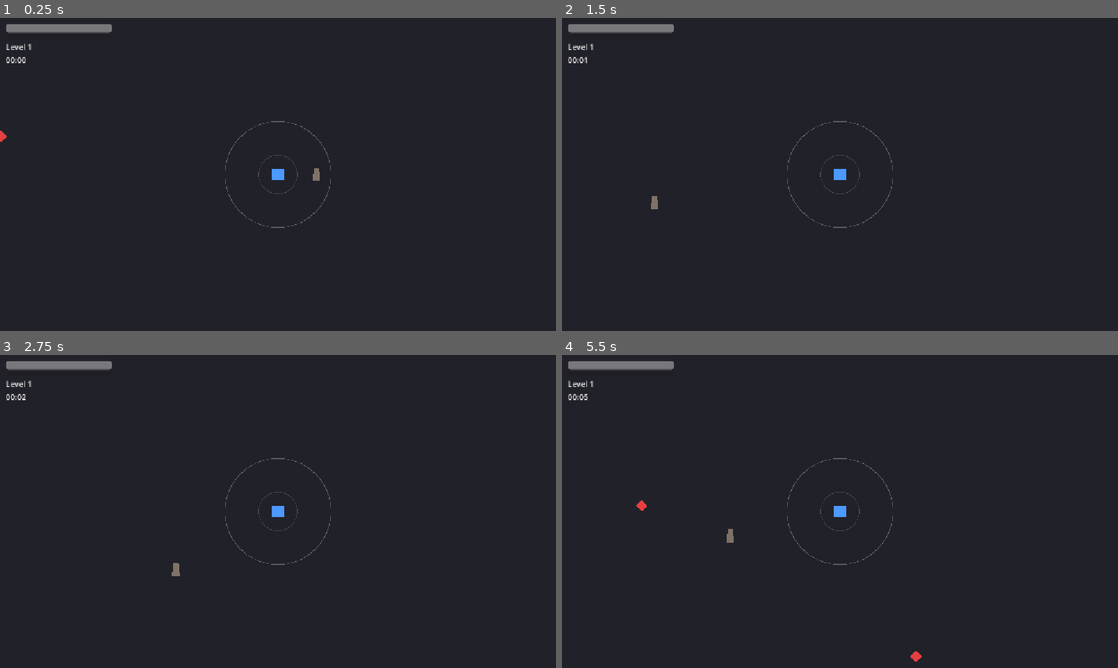
Above: before the commit, frames 1-4 (two rows, left to right).
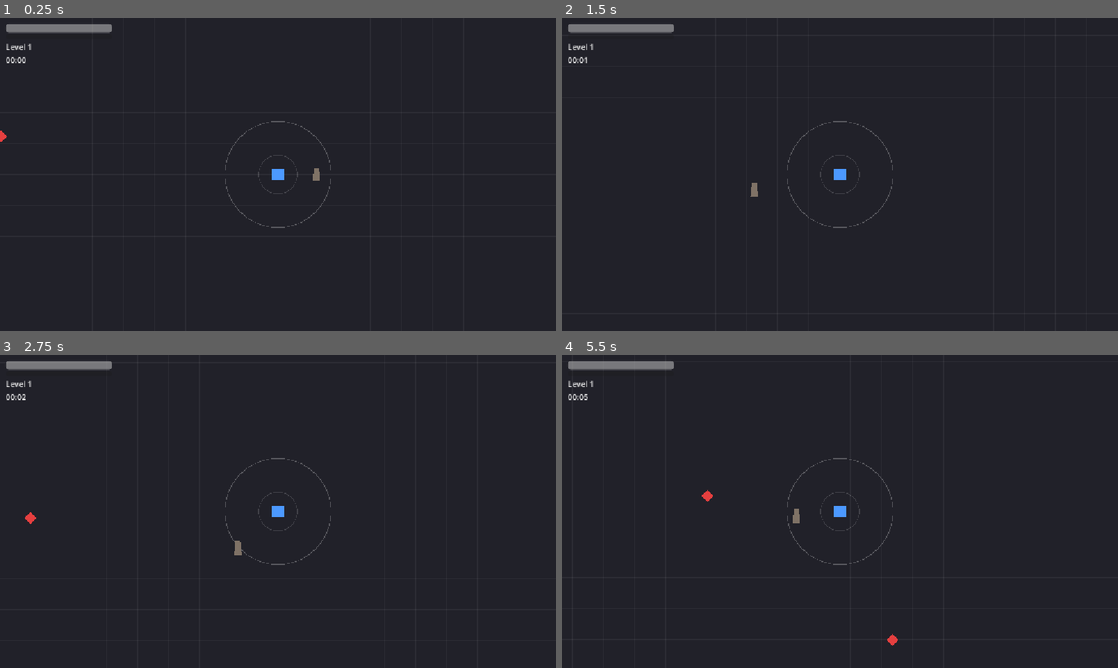
Above: after the commit, the same moments.

Repository: jmalcolmo/totem
Game: Godot game, scene res://scenes/main.tscn
Two runs of this game, one before a commit and one after it. Both use one fixed random seed, a clock stepped at 60 frames per second and the inputs below.
Inputs (mouse positions are in pixels of both pictures, inside the frame that each line leads up to):
- Up to frame 1 (0.25 s): no input
- Up to frame 2 (1.5 s): tap Enter at 0.5 s; move the mouse to (962, 158) at 0.52 s; click (962, 158) at 0.6 s; move the mouse to (728, 190) at 1.27 s; click (728, 190) at 1.35 s
- Up to frame 3 (2.75 s): move the mouse to (333, 442) at 2.02 s; click (333, 442) at 2.1 s
- Up to frame 4 (5.5 s): move the mouse to (812, 574) at 2.77 s; click (812, 574) at 2.85 s; move the mouse to (1006, 558) at 3.52 s; click (1006, 558) at 3.6 s; move the mouse to (673, 464) at 4.27 s; click (673, 464) at 4.35 s; move the mouse to (867, 511) at 5.02 s; click (867, 511) at 5.1 s

The runs differ from the first frame. In frame 2, 0.1% of the frame differs, in the area x 16-36%, y 52-62%; in frame 3, 0.1%; in frame 4, 0.3%, in the area x 13-65%, y 43-98%.

Commit message:
Click-to-pickup, background grid, and halved max hop distance
- Totem pickup now requires pressing throw while stationary in range
  instead of grabbing automatically on contact; a second press releases.
- Add background_grid.gd: a camera-following world-aligned grid so hop and
  walk movement reads clearly. Purely visual.
- Halve max hop distance (move_speed 220 -> 110); short-hop distance and the
  cursor-overshoot scaling are unchanged, so the cursor now scales up to the
  new lower max.

Co-Authored-By: Claude Opus 4.8 <noreply@anthropic.com>

Diff:
--- a/scenes/main.tscn
+++ b/scenes/main.tscn
@@ -7,9 +7,14 @@
 [ext_resource type="PackedScene" path="res://scenes/hud.tscn" id="5_hud"]
 [ext_resource type="PackedScene" path="res://scenes/upgrade_menu.tscn" id="6_upgrade_menu"]
 [ext_resource type="PackedScene" path="res://scenes/totem.tscn" id="7_totem"]
+[ext_resource type="Script" path="res://scripts/background_grid.gd" id="8_grid"]
 
 [node name="Main" type="Node2D"]
 script = ExtResource("1_main")
+
+[node name="BackgroundGrid" type="Node2D" parent="." node_paths=PackedStringArray("target")]
+script = ExtResource("8_grid")
+target = NodePath("../Player")
 
 [node name="Player" parent="." instance=ExtResource("2_player")]
 
--- /dev/null
+++ b/scripts/background_grid.gd
@@ -0,0 +1,34 @@
+class_name BackgroundGrid
+extends Node2D
+
+## Draws a static, world-aligned grid so hops and walks read clearly against
+## the background. This node stays at the origin (local space == world space)
+## and each frame redraws only the lines covering the camera's view, snapped to
+## world grid coordinates — so the grid appears fixed in the world while the
+## player moves across it. Purely visual; nothing else reads from it.
+
+## Camera anchor to keep the grid centered on (usually the player).
+@export var target: Node2D
+@export var cell_size := 64.0
+@export var line_color := Color(1, 1, 1, 0.05)
+
+
+func _process(_delta: float) -> void:
+	queue_redraw()
+
+
+func _draw() -> void:
+	var center: Vector2 = target.global_position if is_instance_valid(target) else global_position
+	var half := get_viewport_rect().size * 0.5
+	var top_left := center - half
+	var bottom_right := center + half
+
+	var x := floorf(top_left.x / cell_size) * cell_size
+	while x <= bottom_right.x:
+		draw_line(Vector2(x, top_left.y), Vector2(x, bottom_right.y), line_color, 1.0)
+		x += cell_size
+
+	var y := floorf(top_left.y / cell_size) * cell_size
+	while y <= bottom_right.y:
+		draw_line(Vector2(top_left.x, y), Vector2(bottom_right.x, y), line_color, 1.0)
+		y += cell_size
--- a/scripts/player_stats.gd
+++ b/scripts/player_stats.gd
@@ -4,7 +4,7 @@
 ## Mutable run-time stats for the player. Upgrades modify these directly;
 ## systems (hop movement, totem) read them live so changes apply immediately.
 
-@export var move_speed: float = 220.0 # max hop distance in pixels
+@export var move_speed: float = 110.0 # max hop distance in pixels
 @export var max_hp: float = 100.0
 @export var hp_regen: float = 0.0 # HP per second
 @export var armor: float = 0.0 # flat damage reduction per hit (min 1 damage taken)
--- a/scripts/totem_controller.gd
+++ b/scripts/totem_controller.gd
@@ -1,13 +1,13 @@
 class_name TotemController
 extends Node2D
 
-## Player-side half of the totem system. Picks the totem up automatically when
-## the player stands still inside its pickup range, then runs the charge-up:
-## the player is locked in place and fully vulnerable (the game's only
-## vulnerability window by design) while the aim arrow grows toward the cursor.
-## Pressing "throw" releases: the totem flies to the arrow tip and the player
-## is launched to the same landing point via HopMovement (its one contact
-## point with the movement system).
+## Player-side half of the totem system. The player picks the totem up by
+## pressing "throw" while standing still inside its pickup range, which starts
+## the charge-up: the player is locked in place and fully vulnerable (the
+## game's only vulnerability window by design) while the aim arrow grows toward
+## the cursor. Pressing "throw" again releases: the totem flies to the arrow
+## tip and the player is launched to the same landing point via HopMovement
+## (its one contact point with the movement system).
 
 @export var player: Player
 @export var hop_movement: HopMovement
@@ -32,6 +32,8 @@
 
 func _try_pickup() -> void:
 	if totem == null or not hop_movement.is_stationary():
+		return
+	if not Input.is_action_just_pressed("throw"):
 		return
 	if totem.can_pick_up(player):
 		totem.hold(player)
Not shown: 1 places in scenes/main.tscn that only renumber resources
Not shown, added: scripts/aim_input.gd.uid
Not shown, added: scripts/hop_movement.gd.uid
Not shown, added: scripts/totem.gd.uid
Not shown, added: scripts/totem_controller.gd.uid
Not shown, changed: README.md
